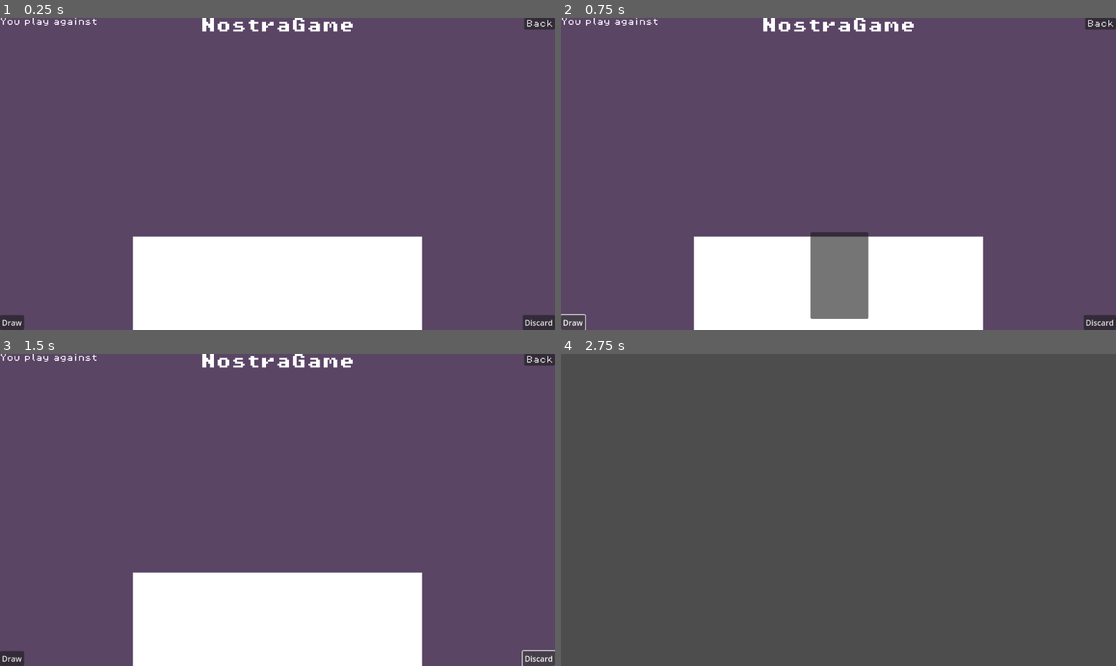
Above: before the commit, frames 1-4 (two rows, left to right).
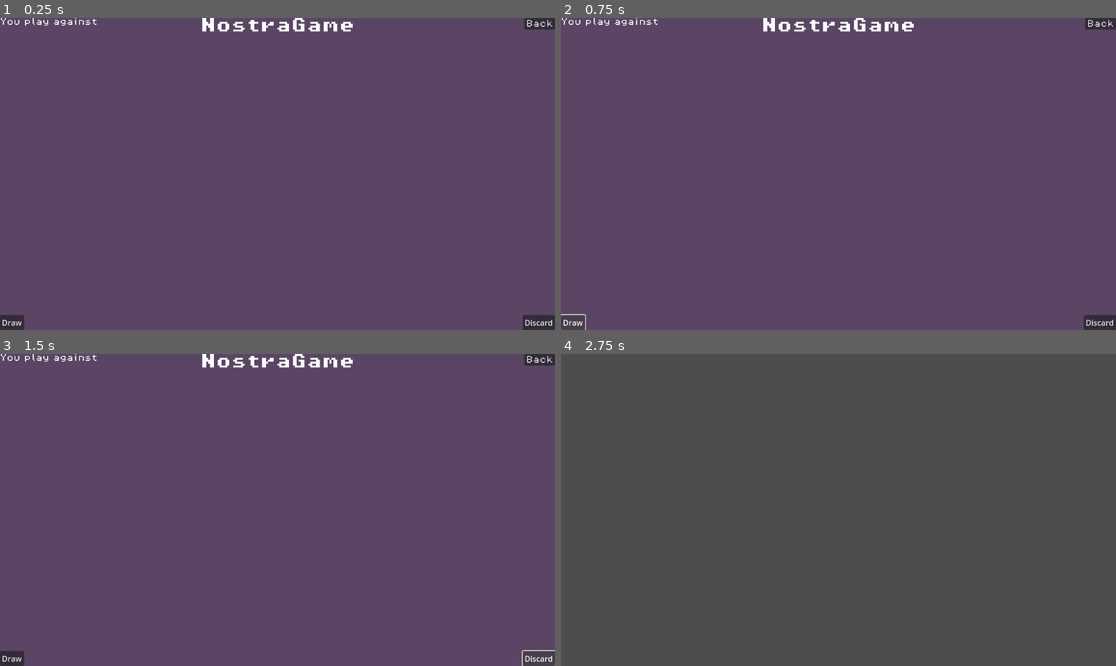
Above: after the commit, the same moments.

Repository: Dobix/godot-nostra
Game: Godot game, scene res://scenes/nostra/nostra_game.tscn
Same seed, same stepped clock (60 frames per second), same inputs: the game is played once before the commit and once after it. This scene is started directly instead of the project's main scene.
Inputs:
- Up to frame 1 (0.25 s): no input
- Up to frame 2 (0.75 s): click "Draw" at 0.5 s
- Up to frame 3 (1.5 s): click "Discard" at 1.25 s
- Up to frame 4 (2.75 s): click "Back" at 2 s

The runs differ from the first frame. In frame 1, 16% of the frame differs, in the area x 23-77%, y 69-100%; in frame 2, 16%, in the area x 23-77%, y 68-100%; in frame 3, 16%; in frame 4, nothing differs.
Error after the commit: Invalid type in function 'draw_card' in base 'ColorRect (Hand)'. Cannot convert argument 1 from String to Object. (res://scripts/nostra_game.gd:46)

Commit message:
added visible card selection

Diff:
--- a/scenes/nostra/card.tscn
+++ b/scenes/nostra/card.tscn
@@ -1,7 +1,25 @@
-[gd_scene load_steps=7 format=3 uid="uid://cknb61wfrkfuh"]
+[gd_scene load_steps=8 format=3 uid="uid://cknb61wfrkfuh"]
 
 [ext_resource type="Script" uid="uid://bgbqkkittmgom" path="res://scripts/card.gd" id="1_2cfb2"]
 [ext_resource type="Texture2D" uid="uid://drmn0pjiav1g4" path="res://assets/nostra/cards/01-blue.jpg" id="1_ovagr"]
+
+[sub_resource type="StyleBoxFlat" id="StyleBoxFlat_2cfb2"]
+bg_color = Color(0.6, 0.6, 0.6, 0)
+
+[sub_resource type="Animation" id="Animation_l0exg"]
+length = 0.001
+tracks/0/type = "value"
+tracks/0/imported = false
+tracks/0/enabled = true
+tracks/0/path = NodePath(".:scale")
+tracks/0/interp = 1
+tracks/0/loop_wrap = true
+tracks/0/keys = {
+"times": PackedFloat32Array(0),
+"transitions": PackedFloat32Array(1),
+"update": 0,
+"values": [Vector2(1, 1)]
+}
 
 [sub_resource type="Animation" id="Animation_2cfb2"]
 resource_name = "hover_in"
@@ -17,21 +35,6 @@
 "transitions": PackedFloat32Array(1, 1),
 "update": 0,
 "values": [Vector2(1, 1), Vector2(1.05, 1.05)]
-}
-
-[sub_resource type="Animation" id="Animation_l0exg"]
-length = 0.001
-tracks/0/type = "value"
-tracks/0/imported = false
-tracks/0/enabled = true
-tracks/0/path = NodePath(".:scale")
-tracks/0/interp = 1
-tracks/0/loop_wrap = true
-tracks/0/keys = {
-"times": PackedFloat32Array(0),
-"transitions": PackedFloat32Array(1),
-"update": 0,
-"values": [Vector2(1, 1)]
 }
 
 [sub_resource type="Animation" id="Animation_05jgl"]
@@ -59,23 +62,42 @@
 
 [node name="Card" type="Panel"]
 custom_minimum_size = Vector2(120, 180)
-anchors_preset = -1
-anchor_right = 0.104
-anchor_bottom = 0.278
-offset_right = -19.808
-offset_bottom = -40.144
+anchors_preset = 15
+anchor_right = 1.0
+anchor_bottom = 1.0
+offset_right = -1032.0
+offset_bottom = -468.0
+grow_horizontal = 2
+grow_vertical = 2
 pivot_offset = Vector2(60, 180)
-size_flags_horizontal = 4
+size_flags_horizontal = 8
+theme_override_styles/panel = SubResource("StyleBoxFlat_2cfb2")
 script = ExtResource("1_2cfb2")
 
-[node name="TextureRect" type="TextureRect" parent="."]
-custom_minimum_size = Vector2(100, 140)
+[node name="Border" type="ColorRect" parent="."]
+visible = false
 layout_mode = 1
 anchors_preset = 15
 anchor_right = 1.0
 anchor_bottom = 1.0
 grow_horizontal = 2
 grow_vertical = 2
+
+[node name="MarginContainer" type="MarginContainer" parent="."]
+layout_mode = 1
+anchors_preset = 15
+anchor_right = 1.0
+anchor_bottom = 1.0
+grow_horizontal = 2
+grow_vertical = 2
+pivot_offset = Vector2(60, 90)
+theme_override_constants/margin_left = 6
+theme_override_constants/margin_top = 6
+theme_override_constants/margin_right = 6
+theme_override_constants/margin_bottom = 6
+
+[node name="TextureRect" type="TextureRect" parent="MarginContainer"]
+layout_mode = 2
 texture = ExtResource("1_ovagr")
 expand_mode = 1
 
@@ -84,5 +106,6 @@
 &"": SubResource("AnimationLibrary_05jgl")
 }
 
+[connection signal="gui_input" from="." to="." method="_on_gui_input"]
 [connection signal="mouse_entered" from="." to="." method="_on_mouse_entered"]
 [connection signal="mouse_exited" from="." to="." method="_on_mouse_exited"]
--- a/scenes/nostra/nostra_game.tscn
+++ b/scenes/nostra/nostra_game.tscn
@@ -67,6 +67,7 @@
 layout_mode = 2
 size_flags_horizontal = 4
 size_flags_vertical = 8
+color = Color(1, 1, 1, 0)
 script = ExtResource("4_a0bb1")
 hand_curve = SubResource("Curve_a0bb1")
 rotation_curve = SubResource("Curve_gk84w")
--- a/scripts/card.gd
+++ b/scripts/card.gd
@@ -2,16 +2,18 @@
 extends Panel
 
 @export var image: Texture2D
-@onready var texture_rect: TextureRect = $TextureRect
+@onready var texture_rect: TextureRect = $MarginContainer/TextureRect
 @onready var anim: AnimationPlayer = $AnimationPlayer
+@onready var border: ColorRect = $Border
+
+var card_data: CardData = null
+
+signal card_selected(card: Card)
+
+var selected = false
 
 func _ready() -> void:
 	texture_rect.texture = image
-	scale = Vector2.ONE
-
-func apply_card_size(size: Vector2) -> void:
-	custom_minimum_size = size
-	texture_rect.custom_minimum_size = size
 
 func get_scaled_size(hand_size: Vector2) -> Vector2:
 	var scale_factor := 0.9  # 90 % der Höhe
@@ -19,9 +21,12 @@
 	var aspect_ratio := 120.0 / 180.0  # original width / height
 	return Vector2(card_height * aspect_ratio, card_height)
 
-
 func _on_mouse_entered() -> void:
 	anim.play("hover_in")
 
 func _on_mouse_exited() -> void:
 	anim.play("hover_out")
+
+func _on_gui_input(event: InputEvent) -> void:
+	if Input.is_action_just_pressed("left_click"):
+		emit_signal("card_selected", self)
--- a/scripts/card_data.gd
+++ b/scripts/card_data.gd
@@ -7,10 +7,12 @@
 var value: int = 0            # Nur bei Bruder sinnvoll
 var color: String = ""        # Nur bei Bruder sinnvoll
 var image_path: String = ""  # Bildpfad für Darstellung
+var id: int
 
-func _init(_name: String, _type: CardType, _value := 0, _color := "", _image_path := ""):
+func _init(_name: String, _type: CardType, _value := 0, _color := "", _image_path := "", _id := 0):
 	name = _name
 	type = _type
 	value = _value
 	color = _color
 	image_path = _image_path
+	id = _id
--- a/scripts/deck_manager.gd
+++ b/scripts/deck_manager.gd
@@ -2,30 +2,30 @@
 
 func _ready():
 	all_cards = [
-		CardData.new("Lucca", CardData.CardType.BRUDER, 1, "blue", "res://assets/nostra/cards/01-blue.jpg"),
-		CardData.new("Lucca", CardData.CardType.BRUDER, 2, "green", "res://assets/nostra/cards/01-green.jpg"),
-		CardData.new("Vincente", CardData.CardType.BRUDER, 3, "blue", "res://assets/nostra/cards/02-blue.jpg"),
-		CardData.new("Vincente", CardData.CardType.BRUDER, 4, "green", "res://assets/nostra/cards/02-green.jpg"),
-		CardData.new("Ricardo", CardData.CardType.BRUDER, 5, "blue", "res://assets/nostra/cards/03-blue.jpg"),
-		CardData.new("Ricardo", CardData.CardType.BRUDER, 6, "green", "res://assets/nostra/cards/03-green.jpg"),
-		CardData.new("Emilio", CardData.CardType.BRUDER, 7, "blue", "res://assets/nostra/cards/04-blue.jpg"),
-		CardData.new("Emilio", CardData.CardType.BRUDER, 8, "green", "res://assets/nostra/cards/04-green.jpg"),
-		CardData.new("Miguel", CardData.CardType.BRUDER, 9, "blue", "res://assets/nostra/cards/05-blue.jpg"),
-		CardData.new("Miguel", CardData.CardType.BRUDER, 10, "green", "res://assets/nostra/cards/05-green.jpg"),
-		CardData.new("Luis", CardData.CardType.BRUDER, 11, "blue", "res://assets/nostra/cards/06-blue.jpg"),
-		CardData.new("Luis", CardData.CardType.BRUDER, 12, "green", "res://assets/nostra/cards/06-green.jpg"),
-		CardData.new("Philipe", CardData.CardType.BRUDER, 13, "blue", "res://assets/nostra/cards/07-blue.jpg"),
-		CardData.new("Philipe", CardData.CardType.BRUDER, 14, "green", "res://assets/nostra/cards/07-green.jpg"),
-		CardData.new("Julio", CardData.CardType.BRUDER, 15, "blue", "res://assets/nostra/cards/08-blue.jpg"),
-		CardData.new("Julio", CardData.CardType.BRUDER, 16, "green", "res://assets/nostra/cards/08-green.jpg"),
-		CardData.new("Benito", CardData.CardType.BRUDER, 17, "blue", "res://assets/nostra/cards/09-blue.jpg"),
-		CardData.new("Benito", CardData.CardType.BRUDER, 18, "green", "res://assets/nostra/cards/09-green.jpg"),
-		CardData.new("Francisco", CardData.CardType.BRUDER, 19, "blue", "res://assets/nostra/cards/10-blue.jpg"),
-		CardData.new("Francisco", CardData.CardType.BRUDER, 20, "green", "res://assets/nostra/cards/10-green.jpg"),
-		CardData.new("Bernardo", CardData.CardType.BRUDER, 21, "blue", "res://assets/nostra/cards/11-blue.jpg"),
-		CardData.new("Bernardo", CardData.CardType.BRUDER, 22, "green", "res://assets/nostra/cards/11-green.jpg"),
-		CardData.new("Lorenz", CardData.CardType.BRUDER, 23, "blue", "res://assets/nostra/cards/12-blue.jpg"),
-		CardData.new("Lorenz", CardData.CardType.BRUDER, 24, "green", "res://assets/nostra/cards/12-green.jpg"),
+		CardData.new("Lucca", CardData.CardType.BRUDER, 1, "blue", "res://assets/nostra/cards/01-blue.jpg", 1),
+		CardData.new("Lucca", CardData.CardType.BRUDER, 2, "green", "res://assets/nostra/cards/01-green.jpg", 2),
+		CardData.new("Vincente", CardData.CardType.BRUDER, 3, "blue", "res://assets/nostra/cards/02-blue.jpg", 3),
+		CardData.new("Vincente", CardData.CardType.BRUDER, 4, "green", "res://assets/nostra/cards/02-green.jpg", 4),
+		CardData.new("Ricardo", CardData.CardType.BRUDER, 5, "blue", "res://assets/nostra/cards/03-blue.jpg", 5),
+		CardData.new("Ricardo", CardData.CardType.BRUDER, 6, "green", "res://assets/nostra/cards/03-green.jpg", 6),
+		CardData.new("Emilio", CardData.CardType.BRUDER, 7, "blue", "res://assets/nostra/cards/04-blue.jpg", 7),
+		CardData.new("Emilio", CardData.CardType.BRUDER, 8, "green", "res://assets/nostra/cards/04-green.jpg", 8),
+		CardData.new("Miguel", CardData.CardType.BRUDER, 9, "blue", "res://assets/nostra/cards/05-blue.jpg", 9),
+		CardData.new("Miguel", CardData.CardType.BRUDER, 10, "green", "res://assets/nostra/cards/05-green.jpg", 10),
+		CardData.new("Luis", CardData.CardType.BRUDER, 11, "blue", "res://assets/nostra/cards/06-blue.jpg", 11),
+		CardData.new("Luis", CardData.CardType.BRUDER, 12, "green", "res://assets/nostra/cards/06-green.jpg", 12),
+		CardData.new("Philipe", CardData.CardType.BRUDER, 13, "blue", "res://assets/nostra/cards/07-blue.jpg", 13),
+		CardData.new("Philipe", CardData.CardType.BRUDER, 14, "green", "res://assets/nostra/cards/07-green.jpg", 14),
+		CardData.new("Julio", CardData.CardType.BRUDER, 15, "blue", "res://assets/nostra/cards/08-blue.jpg", 15),
+		CardData.new("Julio", CardData.CardType.BRUDER, 16, "green", "res://assets/nostra/cards/08-green.jpg", 16),
+		CardData.new("Benito", CardData.CardType.BRUDER, 17, "blue", "res://assets/nostra/cards/09-blue.jpg", 17),
+		CardData.new("Benito", CardData.CardType.BRUDER, 18, "green", "res://assets/nostra/cards/09-green.jpg", 18),
+		CardData.new("Francisco", CardData.CardType.BRUDER, 19, "blue", "res://assets/nostra/cards/10-blue.jpg", 19),
+		CardData.new("Francisco", CardData.CardType.BRUDER, 20, "green", "res://assets/nostra/cards/10-green.jpg", 20),
+		CardData.new("Bernardo", CardData.CardType.BRUDER, 21, "blue", "res://assets/nostra/cards/11-blue.jpg", 21),
+		CardData.new("Bernardo", CardData.CardType.BRUDER, 22, "green", "res://assets/nostra/cards/11-green.jpg", 22),
+		CardData.new("Lorenz", CardData.CardType.BRUDER, 23, "blue", "res://assets/nostra/cards/12-blue.jpg", 23),
+		CardData.new("Lorenz", CardData.CardType.BRUDER, 24, "green", "res://assets/nostra/cards/12-green.jpg", 24),
 		# etc.
 	]
 
--- a/scripts/hand.gd
+++ b/scripts/hand.gd
@@ -2,6 +2,7 @@
 extends ColorRect
 
 const CARD = preload("res://scenes/nostra/card.tscn")
+var selected_card: Card = null
 
 @export var hand_curve: Curve
 @export var rotation_curve: Curve
@@ -10,6 +11,8 @@
 @export var x_sep := -10
 @export var y_min := 0
 @export var y_max := -15
+@export var card_id: int = -1
+
 
 func _ready() -> void:
 	_update_hand_size()
@@ -19,6 +22,7 @@
 		_update_hand_size()
 		_update_cards()
 
+
 func _update_hand_size() -> void:
 	var screen_size = get_viewport().get_visible_rect().size
 	size = Vector2(screen_size.x * 0.50, screen_size.y * 0.30)
@@ -27,11 +31,14 @@
 		screen_size.y - size.y
 	)
 
-func draw_card(card_image_path: String) -> void:
+func draw_card(card_data: CardData) -> void:
 	var new_card = CARD.instantiate()
-	new_card.image = load(card_image_path)
+	new_card.image = load(card_data.image_path)
+	new_card.card_data = card_data
 	add_child(new_card)
+	new_card.connect("card_selected", Callable(self, "_on_card_selected"))
 	_update_cards()
+
 
 func discard_card() -> void:
 	if get_child_count() < 1:
@@ -41,6 +48,22 @@
 	child.reparent(get_tree().root)
 	child.queue_free()
 	_update_cards()
+
+func _on_card_selected(card: Card) -> void:
+	if selected_card and selected_card != card:
+		selected_card.selected = false
+		selected_card.border.visible = false
+
+	if selected_card == card:
+		card.selected = false
+		card.border.visible = false
+		selected_card = null
+	else:
+		card.selected = true
+		card.border.visible = true
+		selected_card = card
+		print("Karte ausgewählt mit ID:", card.card_data.id)
+
 
 func _update_cards() -> void:
 	var cards := get_child_count()
--- a/scripts/nostra_game.gd
+++ b/scripts/nostra_game.gd
@@ -23,7 +23,7 @@
 	npc_hand = deck_manager.draw_cards_from_deck(npc_deck, 3)
 
 	for card_data in player_hand:
-		hand.draw_card(card_data.image_path)
+		hand.draw_card(card_data)
 
 	# Debug check
 	#print("Spielerdeck:")
--- /dev/null
+++ b/shader/card.gdshader
@@ -0,0 +1,34 @@
+shader_type canvas_item;
+
+uniform vec4 outline_color = vec4(1.0);
+uniform float outline_thickness = 8.0;
+uniform float corner_radius = 32.0;
+
+void fragment() {
+    vec2 size = vec2(textureSize(TEXTURE, 0));
+    vec2 uv_px = UV * size;
+
+    float left   = outline_thickness;
+    float right  = size.x - outline_thickness;
+    float top    = outline_thickness;
+    float bottom = size.y - outline_thickness;
+
+    float r = corner_radius;
+
+    bool is_border = (
+        uv_px.x < left || uv_px.x > right ||
+        uv_px.y < top || uv_px.y > bottom
+    );
+
+    vec2 center = vec2(
+        clamp(uv_px.x, r, size.x - r),
+        clamp(uv_px.y, r, size.y - r)
+    );
+    float dist = distance(uv_px, center);
+
+    if (is_border && dist <= r) {
+        COLOR = outline_color;
+    } else {
+        COLOR = texture(TEXTURE, UV);
+    }
+}
Not shown, added: shader/card.gdshader.uid
